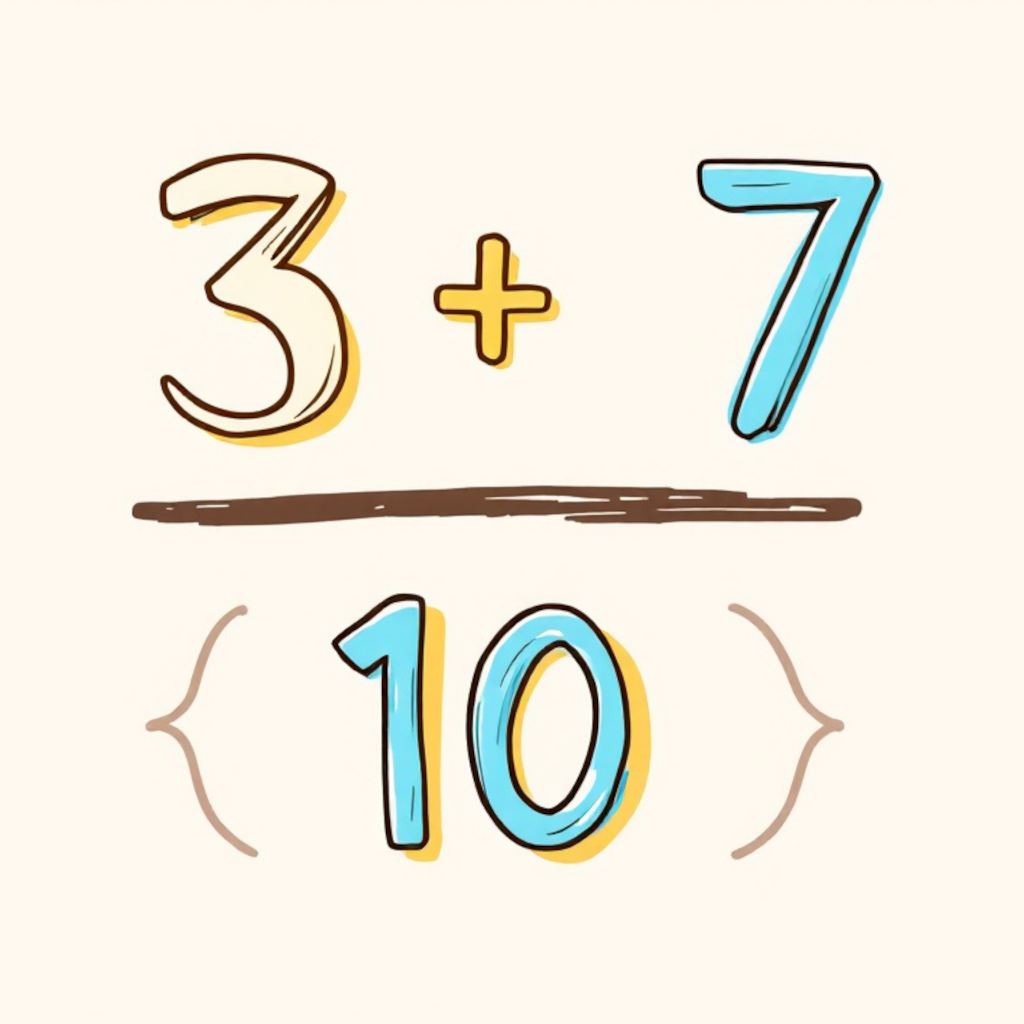
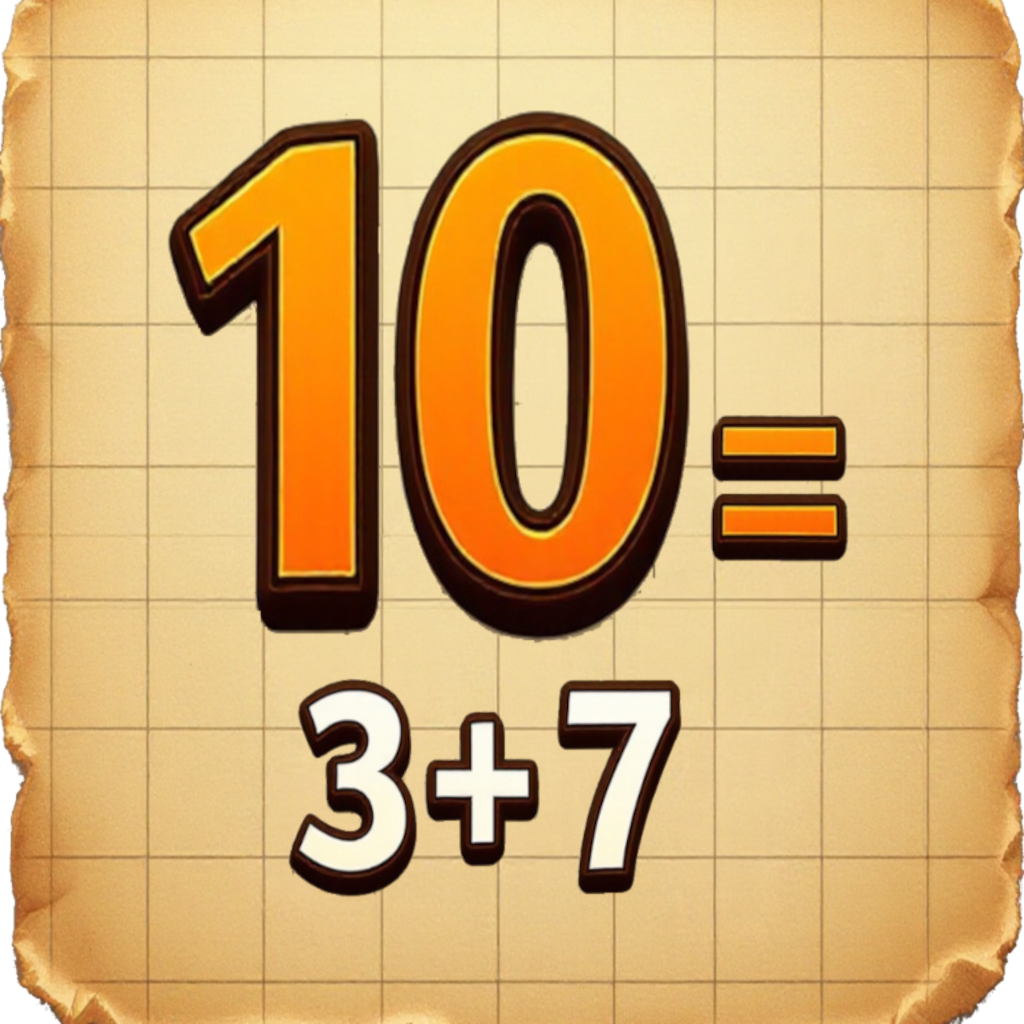
Layers edited between the first and the second 1024 × 1024 image:
removed layer "199ce044-8045-44bd-9f7e-bffe815ba9f2.jpg" over [0, 0, 1024, 1024]
added layer "3-7" above "10" over [286, 676, 692, 914]
added layer "10" above "number" over [154, 106, 692, 668]
added layer "=" above "bg" over [709, 398, 861, 578]
added layer "bg" above "origin" over [0, 0, 1024, 1024]